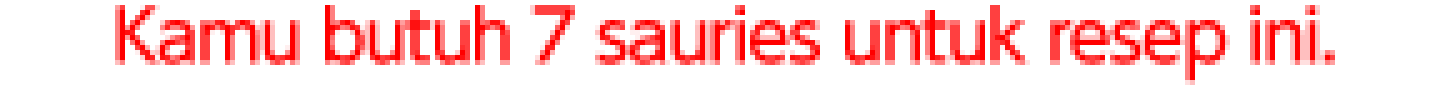
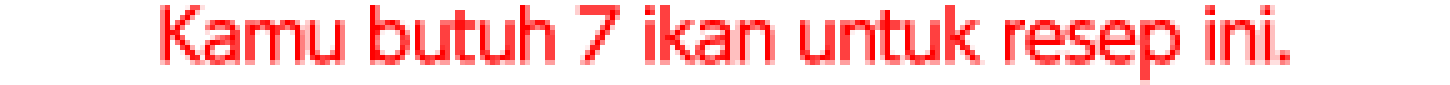
Layer changes from the first 1450x85 image to the second:
renamed "Kamu butuh 7 sauries untuk resep ini." to "Kamu butuh 7 ikan untuk resep ini.", painted on it over [115, 5, 1335, 85]
